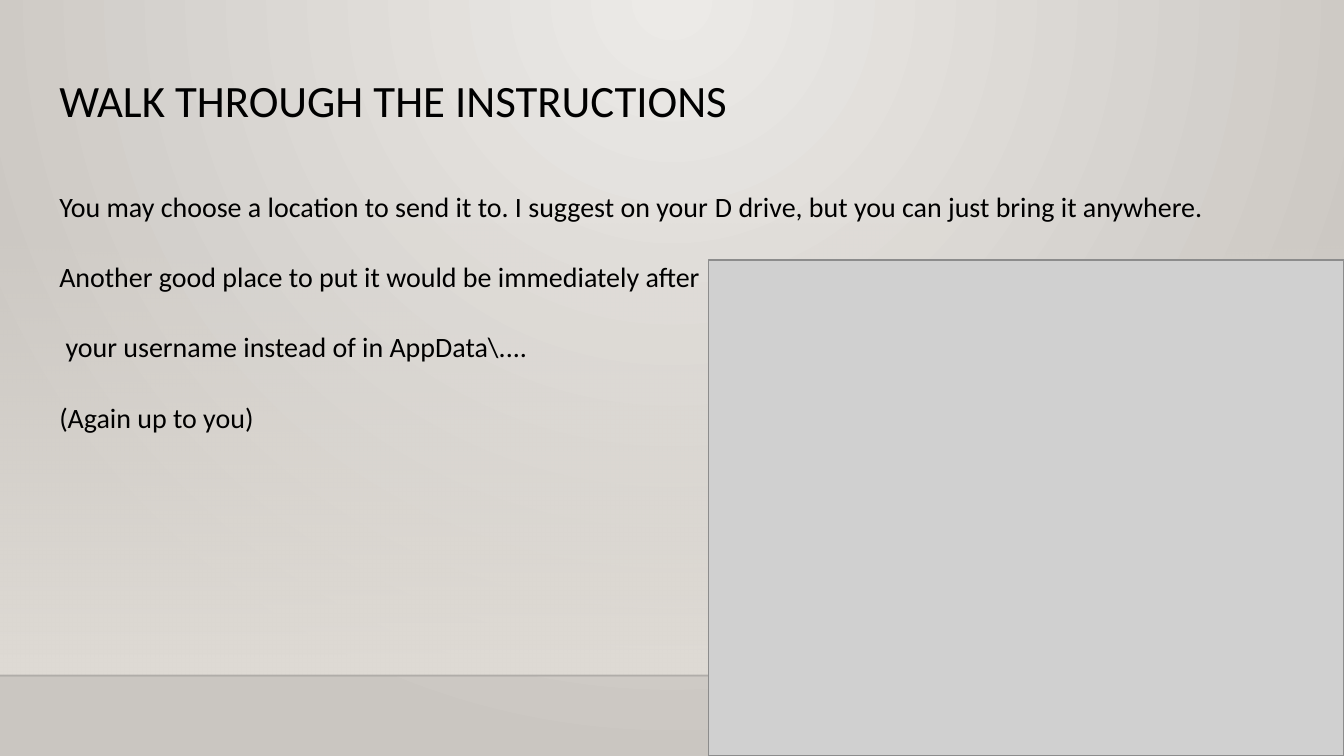
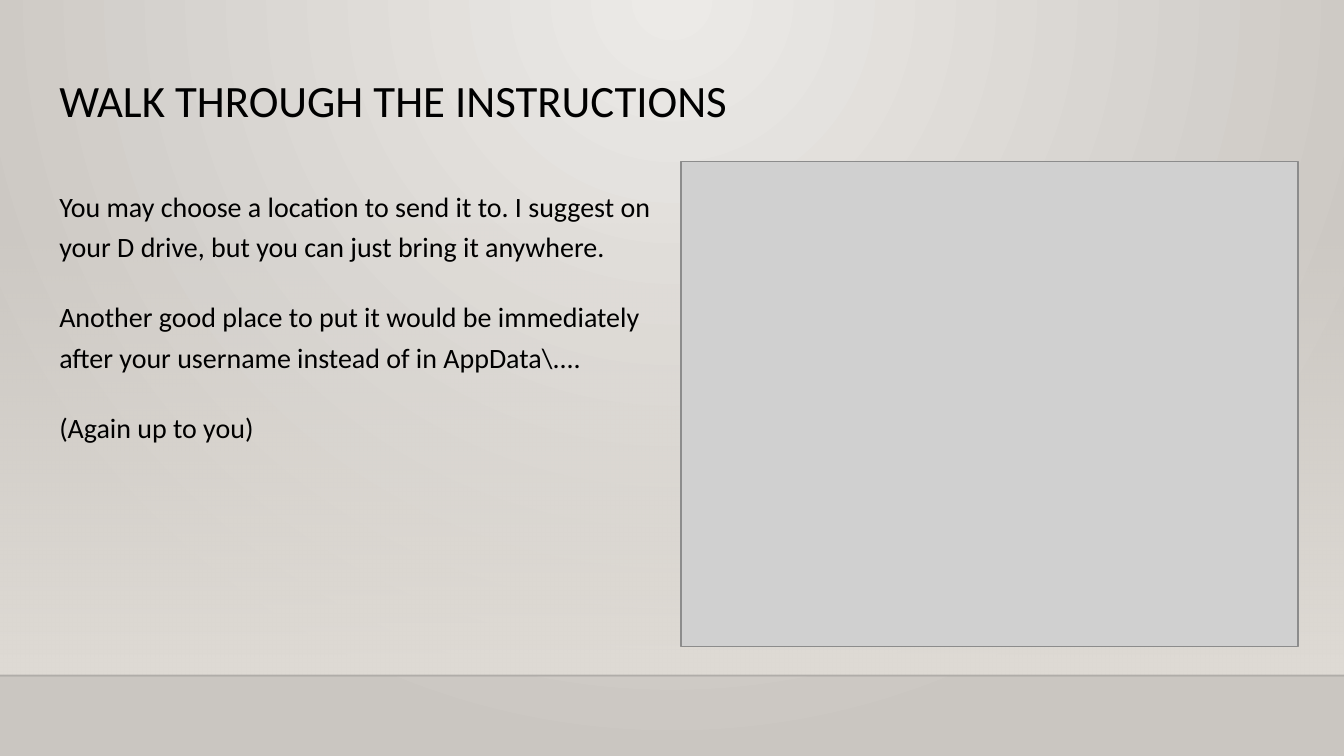
Before and after one commit to ecpease/FriPy, a slide deck: slide 5 of how_to_python.pptx. Drawn at 1344x756 pixels with LibreOffice and Linux fonts; fonts in the diff are those of the drawing; grey boxes stand for pictures; background and template pictures are left out. Boxes give left, top, right and bottom in pixels: in the first picture for what was removed or moved away, otherwise in the second. Text is boxed around its words. In the diff, an @@ line names an element or a change of style, - is before the commit and + after.

```diff
--- a/how_to_python.pptx
+++ b/how_to_python.pptx
@@ picture resized from (x1=708, y1=261, x2=1344, y2=756) to (x1=681, y1=161, x2=1298, y2=646) @@
@@ text at (x1=59, y1=307, x2=639, y2=373): text changed @@
-Another good place to put it would be immediately after
-your username instead of in AppData\....
+Another good place to put it would be immediately after your username instead of in AppData\....
```
Also in this commit, not shown: 4 other slides changed, 1 slide removed, 1 other file.
